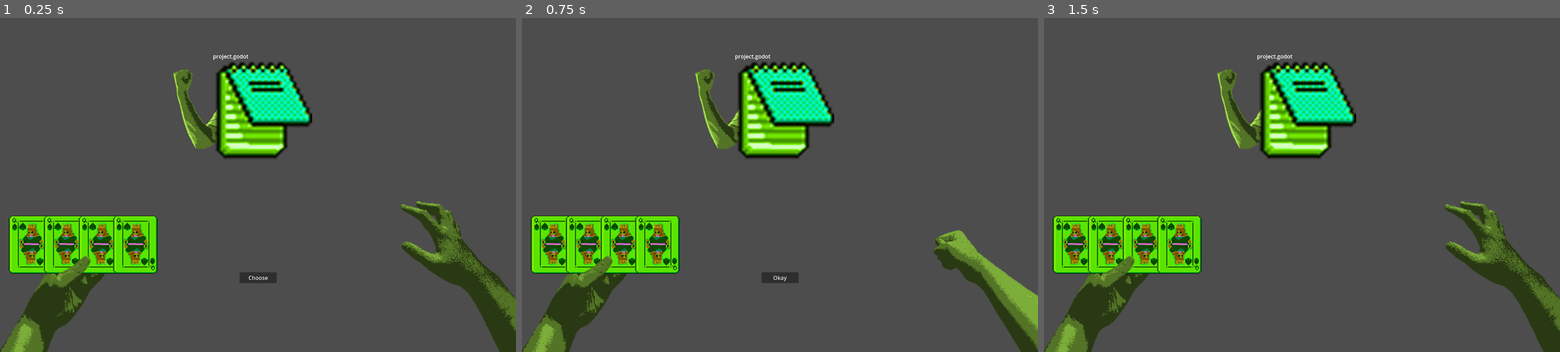
Above: before the commit, frames 1-3 (left to right).
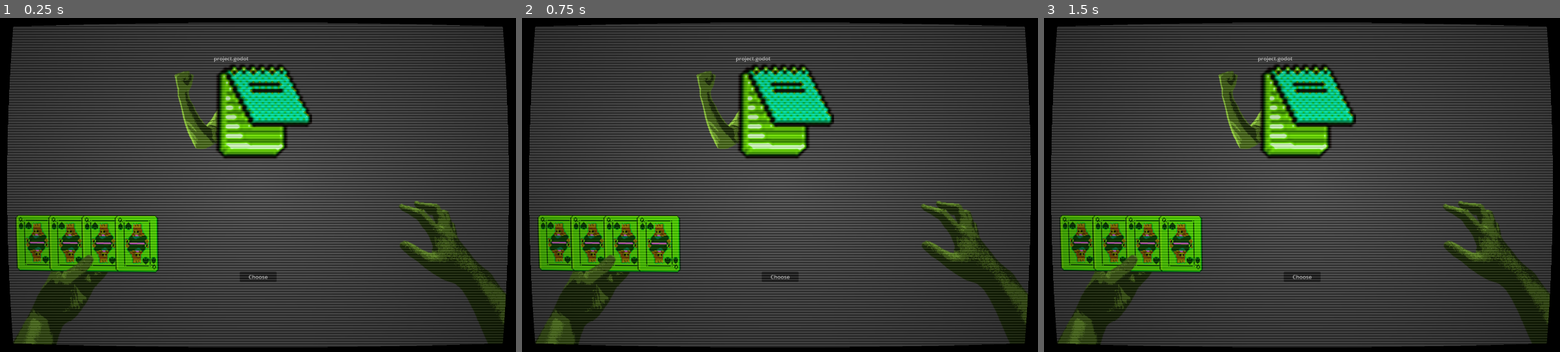
Above: after the commit, the same moments.

Repository: rajariandhana/FileMonster
Game: Godot game, scene res://scenes/game.tscn
The game is run twice, just before and just after one commit, with the same random seed, the same clock (stepped at 60 frames per second) and the same inputs.
Inputs (mouse positions are in pixels of both pictures, inside the frame that each line leads up to):
- Up to frame 1 (0.25 s): no input
- Up to frame 2 (0.75 s): click "Choose" at 0.5 s
- Up to frame 3 (1.5 s): click (1302, 278) at 1.25 s, where only the run before the commit has a clickable "Okay"

The runs differ from the first frame. In frame 1, 52% of the frame differs, in the area x 0-100%, y 0-100%; in frame 2, 53%; in frame 3, 52%.

Commit message:
Add CRT shader effect to game scene
Introduced a new 2D shader (game.gdshader) with fisheye, scanline, and vignette effects. Updated game.tscn to include a CanvasLayer with a ColorRect using the new shader, enhancing the game's visual style with a CRT display effect.

Diff:
--- /dev/null
+++ b/scenes/game.gdshader
@@ -0,0 +1,51 @@
+// This tells Godot it's a 2D shader that will be applied to a CanvasItem.
+shader_type canvas_item;
+
+// NEW LINE TO FIX THE ERROR IN GODOT 4
+// This tells Godot to capture the screen and make it available in a variable called SCREEN_TEXTURE.
+uniform sampler2D SCREEN_TEXTURE : hint_screen_texture, filter_linear_mipmap;
+
+// ===================================================================
+//  TWEAK THESE VALUES in the Inspector under "Shader Parameters"
+// ===================================================================
+
+// Controls the strength of the fisheye lens bulge.
+uniform float fisheye_strength : hint_range(-1.0, 1.0) = 0.4;
+
+// Controls how visible the dark horizontal scanlines are.
+uniform float scanline_intensity : hint_range(0.0, 1.0) = 0.2;
+
+// Controls the darkness of the corners (vignette).
+uniform float vignette_intensity : hint_range(0.0, 3.0) = 1.2;
+
+
+// ===================================================================
+//  Shader Logic (you don't need to edit below here for basic tweaks)
+// ===================================================================
+
+void fragment() {
+    // Apply fisheye distortion to the screen coordinates (UV).
+    vec2 distorted_uv = UV - vec2(0.5);
+    float r = length(distorted_uv);
+    distorted_uv = UV + distorted_uv * (pow(r, 2.0) * fisheye_strength);
+
+    // Get the screen's color at the newly distorted coordinate.
+    // This line now works because we defined SCREEN_TEXTURE at the top.
+    vec4 color = texture(SCREEN_TEXTURE, distorted_uv);
+
+    // If the distortion pulls from outside the screen, make the pixel black.
+    if (distorted_uv.x < 0.0 || distorted_uv.x > 1.0 || distorted_uv.y < 0.0 || distorted_uv.y > 1.0) {
+        color = vec4(0.0, 0.0, 0.0, 1.0);
+    } else {
+        // Apply CRT Scanlines effect
+        float scanline = sin(UV.y * 800.0) * scanline_intensity;
+        color.rgb -= scanline;
+
+        // Apply Vignette effect
+        float vignette = 1.0 - (length(UV - vec2(0.5)) * vignette_intensity);
+        color.rgb *= vignette;
+    }
+
+    // Output the final, modified color to the screen.
+    COLOR = color;
+}
--- a/scenes/game.tscn
+++ b/scenes/game.tscn
@@ -6,7 +6,14 @@
 [ext_resource type="PackedScene" uid="uid://b5mtfs7jqey37" path="res://scenes/player_left.tscn" id="5_p57ef"]
 [ext_resource type="Script" uid="uid://c2qmw5bk2yol7" path="res://scripts/player_left.gd" id="6_u5sy4"]
 [ext_resource type="PackedScene" uid="uid://rk16a7ogfo8u" path="res://scenes/enemy_hand.tscn" id="7_vtaks"]
+[ext_resource type="Shader" uid="uid://7g81g3c7gqde" path="res://scenes/game.gdshader" id="8_gee14"]
 [ext_resource type="PackedScene" uid="uid://d0ayleyslfjf2" path="res://scenes/file_badge.tscn" id="8_kvpfn"]
+
+[sub_resource type="ShaderMaterial" id="ShaderMaterial_0tnpc"]
+shader = ExtResource("8_gee14")
+shader_parameter/fisheye_strength = 0.12
+shader_parameter/scanline_intensity = 0.116
+shader_parameter/vignette_intensity = 0.665
 
 [node name="Game" type="Node2D"]
 script = ExtResource("1_uwrxv")
@@ -40,5 +47,15 @@
 
 [node name="FileBadge" parent="." instance=ExtResource("8_kvpfn")]
 
+[node name="CanvasLayer" type="CanvasLayer" parent="."]
+
+[node name="ColorRect" type="ColorRect" parent="CanvasLayer"]
+material = SubResource("ShaderMaterial_0tnpc")
+anchors_preset = 15
+anchor_right = 1.0
+anchor_bottom = 1.0
+grow_horizontal = 2
+grow_vertical = 2
+
 [connection signal="pressed" from="ToggleChoose" to="." method="_on_toggle_choose_pressed"]
 [connection signal="pressed" from="ChooseOkay" to="." method="_on_choose_okay_pressed"]
Not shown, added: scenes/game.gdshader.uid
Not shown: 1 places in scenes/game.tscn that only renumber resources
